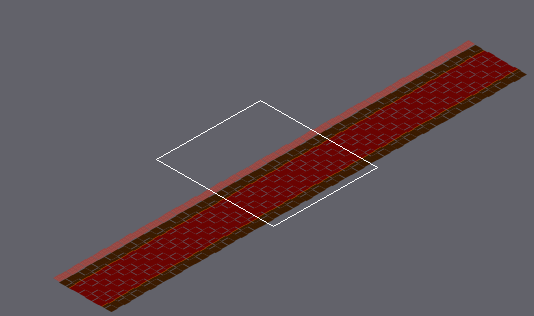
Tiled map (JSON): assets/tiledmap/Levels/level7.json. The first picture is a wide view before the edit; the outline marks the close-up.
Close-up. As it was:
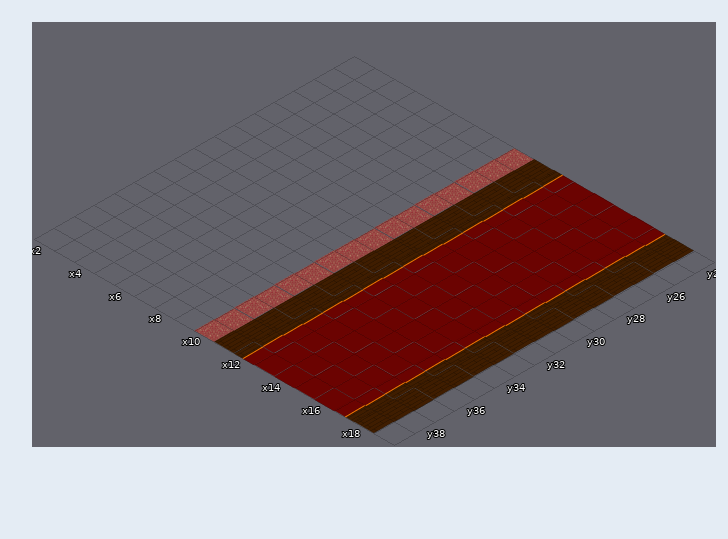
Cells are 182x104 px. Isometric: x runs down to the right, y down to the left. Shown: x 2..19, y 24..39. The commit also changed other parts of the map, which this record leaves out.
And afterwards:
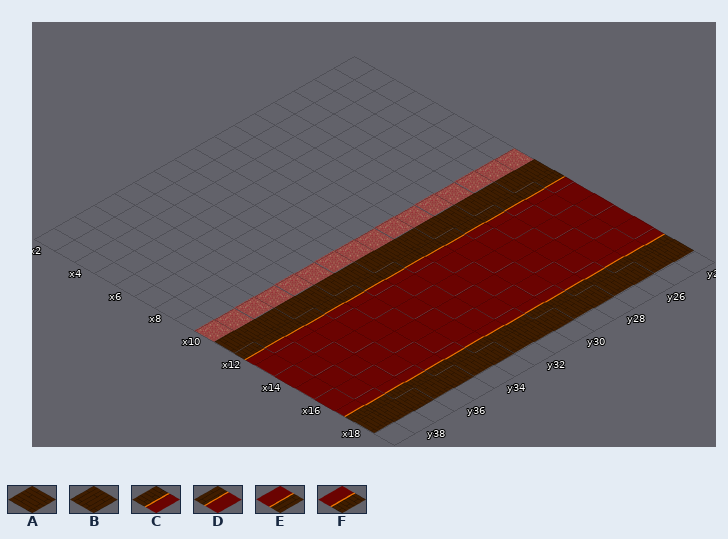
Key: from "floor": A 0, B 0 flipped left-right, C 4, D 6 flipped left-right, E 6 flipped up-down, F 8.
_ is an empty cell.
The exact change:
Layer "floor":
y 24: x 11..12 BD -> AC; x 17..18 EB -> FA
y 25: x 12 D -> C; x 17..18 EB -> FA
y 26: x 11..12 BD -> AC; x 17..18 EB -> FA
y 27: x 12 D -> C; x 17..18 EB -> FA
y 28: x 11..12 BD -> AC; x 17..18 EB -> FA
y 29: x 12 D -> C; x 17..18 EB -> FA
y 30: x 11..12 BD -> AC; x 17..18 EB -> FA
y 31: x 12 D -> C; x 17 E -> F
y 32: x 12 D -> C; x 17..18 EB -> FA
y 33: x 11..12 BD -> AC; x 17..18 EB -> FA
y 34: x 12 D -> C; x 17..18 EB -> FA
y 35: x 11..12 BD -> AC; x 17..18 EB -> FA
y 36: x 12 D -> C; x 17..18 EB -> FA
y 37: x 11..12 BD -> AC; x 17..18 EB -> FA
y 38..39: x 12 D -> C; x 17 E -> F
Changed places in both close-ups, as pixel boxes (x1, y1, x2, y2):
changed: (234, 159, 694, 422)
